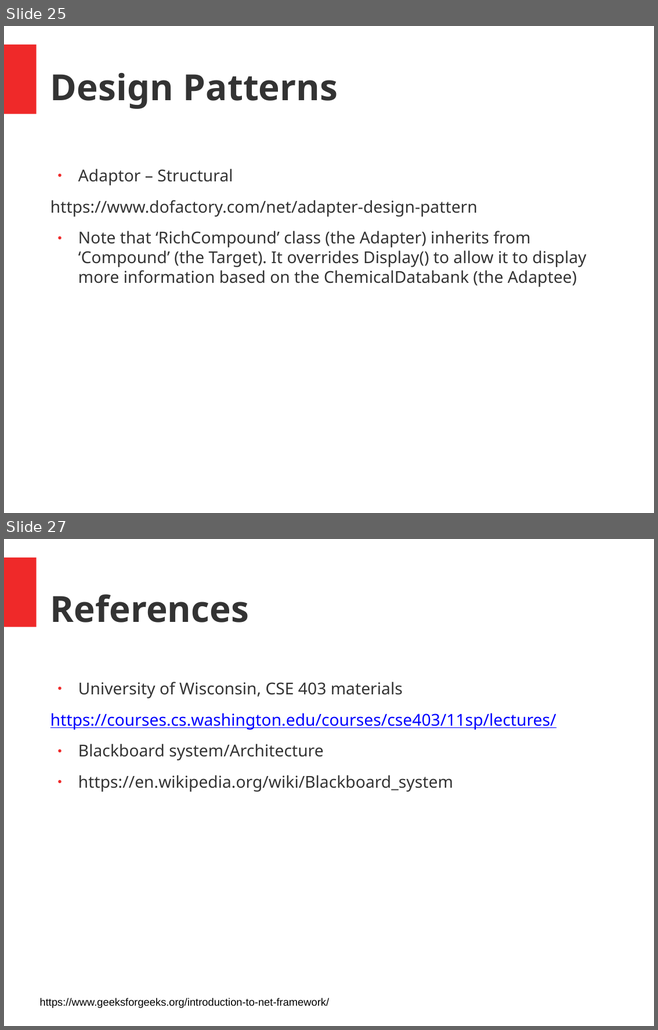
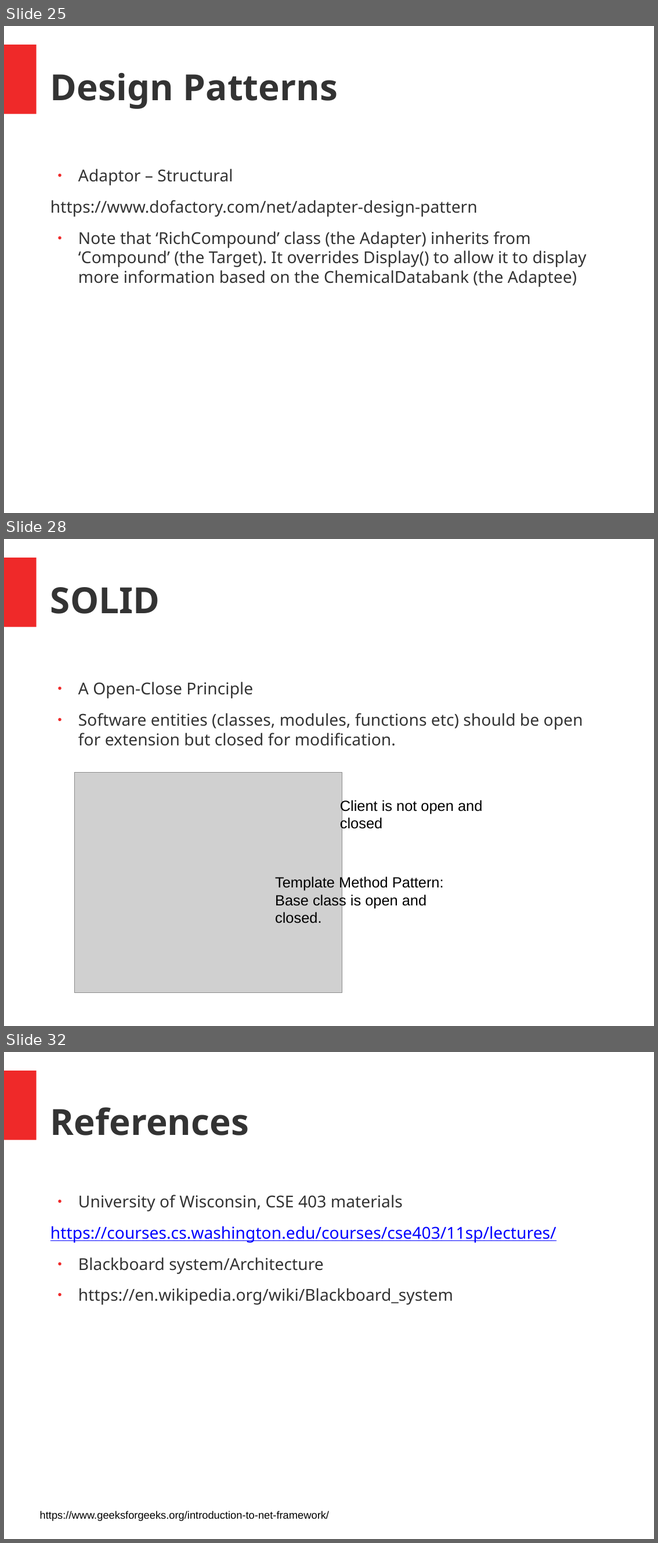
Before and after one commit to juschan/CSharp_ASPNET_Coaching, a slide deck: SE_Intro.pptx. Shown one above the other, each under a label of ours: slides 25 and 27 before the commit, slides 25, 28 and 32 after it; the slides between them are not shown. The pictures are 658x1030 and 658x1543 pixels, drawn with LibreOffice and Linux fonts; fonts in the diff are those of the drawing; grey boxes stand for pictures. Boxes give left, top, right and bottom in pixels: in the first picture for what was removed or moved away, otherwise in the second. Text is boxed around its words. In the diff, an @@ line names an element or a change of style, - is before the commit and + after.

Commit message:
Added details for SOLID

```diff
--- a/SE_Intro.pptx
+++ b/SE_Intro.pptx
@@ slide 28 added at <box>4,539,654,1026</box>, background #FFFFFF; not listed: 1 template element that a slide beside it also shows @@
@@ text added at <box>50,587,160,614</box>, 44 pt, text #333333, bold @@
+SOLID
@@ text added at <box>78,682,583,746</box>, 20 pt, text #333333 @@
+● A Open-Close Principle
+● Software entities (classes, modules, functions etc) should be open for extension but closed for modification.
@@ picture added at <box>75,772,342,993</box> @@
@@ text added at <box>340,799,482,832</box>, 18 pt, text #000000 @@
+Client is not open and closed
@@ text added at <box>275,876,444,924</box>, 18 pt, text #000000 @@
+Template Method Pattern:
+Base class is open and closed.
@@ what was slide 27 is now slide 32 @@
```
Also in this commit, not shown: 1 slide changed, 4 other slides added.
